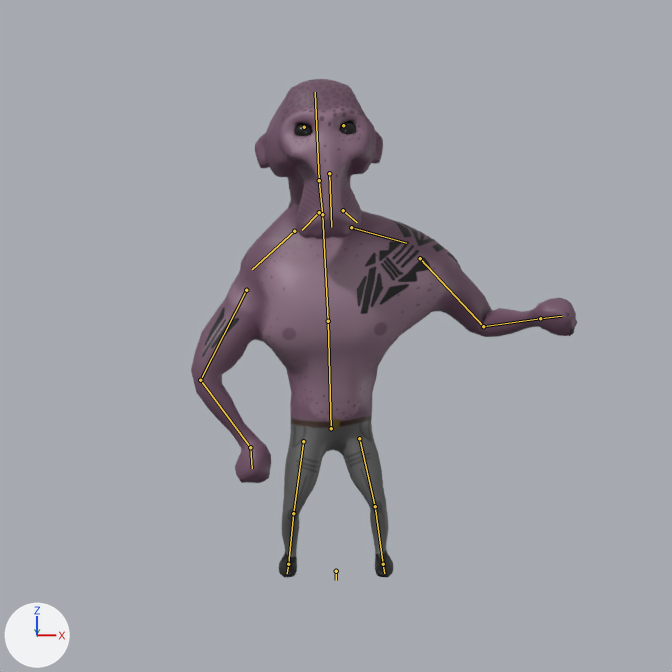
What one commit did to the Blender file blend/Nac67_bouncer.blend.
Camera for both pictures: the file's camera 'Camera'. Every picture has the same lights, and +X, +Y and +Z are marked at lower left. Both versions are drawn at frame 14 of the action 'bouncer.welcome'; the numbers are the values there. The bones that bend it are drawn over the model as lines.

The first picture shows 'RETOPO', 'Sphere'.
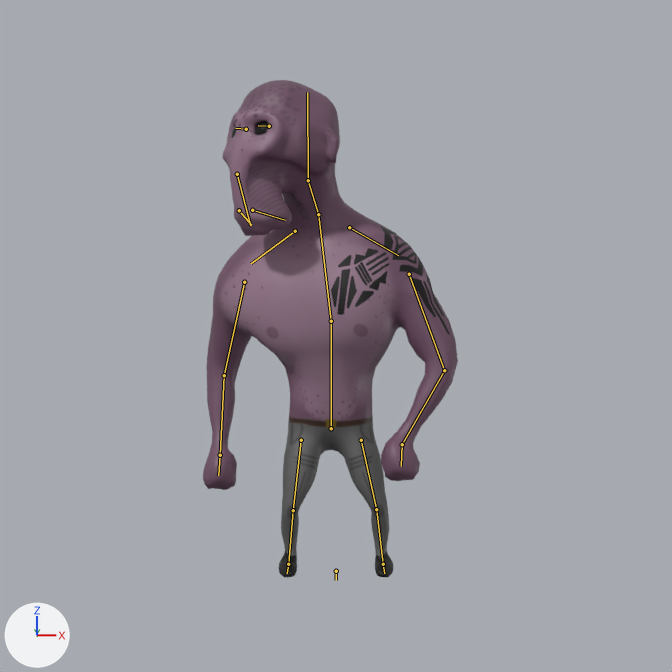
Commit message: update bouncer welcome did it work this time?

The change in detail:
Bone 'Spine' (bone_spine) turns from (0, 9, 1) to (0, 0, 0) degrees about its own x, y and z.
Bone 'Spine.001' (bone_spine_001) turns from (-1, -6, 5) to (-2, -15, 7) degrees about its own x, y and z.
Bone 'Head' (bone_head) turns from (0, 12, 2) to (-1, -30, 1) degrees about its own x, y and z.
Bone 'Mouth' (bone_mouth) turns from (-5, 0, -1) to (0, 0, 0) degrees about its own x, y and z.
Bone 'HandTarget.L' (bone_handtarget_l) moves from (0.291, -0.316, -0.247) to (-0.118, -0.001, -0.063).
Bone 'HandTarget.L' (bone_handtarget_l) turns from (-57, -66, -29) to (0, -4, -1) degrees about its own x, y and z.
Bone 'HandTarget.R' (bone_handtarget_r) moves from (0.096, -0.03, -0.018) to (0.0, 0.0, 0.0).
Bone 'HandTarget.R' (bone_handtarget_r) turns from (0, -1, 0) to (0, -4, -1) degrees about its own x, y and z.
Bone 'ElbowTarget.L' (bone_elbowtarget_l) moves from (0.031, -0.155, 0.276) to (0.136, -0.081, 0.169).
Bone 'ElbowTarget.R' (bone_elbowtarget_r) moves from (-0.134, -0.291, 0.107) to (-0.01, 0.073, 0.113).
Bone 'Shoulder.L' (bone_shoulder_l) turns from (2, 1, 11) to (0, 0, -2) degrees about its own x, y and z.
Bone 'LowerArm.L' (bone_lowerarm_l) turns from (-12, 0, -29) to (0, 0, 0) degrees about its own x, y and z.
Bone 'Shoulder.R' (bone_shoulder_r) turns from (2, 3, 8) to (0, 0, 2) degrees about its own x, y and z.
Bone 'Leg1.L' (bone_leg1_l) moves from (-0.021, -0.004, -0.002) to (0.0, 0.0, 0.0).
Bone 'Leg1.L' (bone_leg1_l) turns from (2, -13, 2) to (0, 0, 0) degrees about its own x, y and z.
Bone 'Leg1.R' (bone_leg1_r) moves from (-0.021, 0.003, -0.004) to (0.0, 0.0, 0.0).
Bone 'Leg1.R' (bone_leg1_r) turns from (-3, -12, 3) to (0, 0, 0) degrees about its own x, y and z.

Location of each change, [x1, y1, x2, y2] in pixels of the pictures (672 x 672 px):
'RETOPO', posed (34% narrower): before [191, 79, 577, 577]; after [203, 80, 458, 577]
'Sphere', posed: before [294, 121, 356, 136]; after [231, 122, 269, 138]
bone 'Spine', root to tip: before (331, 428) to (328, 321); after (331, 428) to (331, 321)
bone 'Spine.001', root to tip: before (328, 321) to (322, 214); after (331, 321) to (318, 214)
bone 'Head', root to tip: before (319, 180) to (315, 92); after (308, 180) to (307, 92)
bone 'Mouth', root to tip: before (329, 173) to (331, 227); after (237, 174) to (250, 225)
bone 'Shoulder.L', root to tip: before (351, 227) to (406, 243); after (349, 227) to (398, 255)
bone 'LowerArm.L', root to tip: before (483, 326) to (540, 318); after (444, 370) to (402, 444)
bone 'Shoulder.R', root to tip: before (294, 231) to (252, 269); after (295, 231) to (251, 263)
bone 'Leg1.L', root to tip: before (359, 438) to (375, 506); after (361, 440) to (376, 509)
bone 'Leg1.R', root to tip: before (303, 441) to (293, 513); after (301, 440) to (293, 510)
